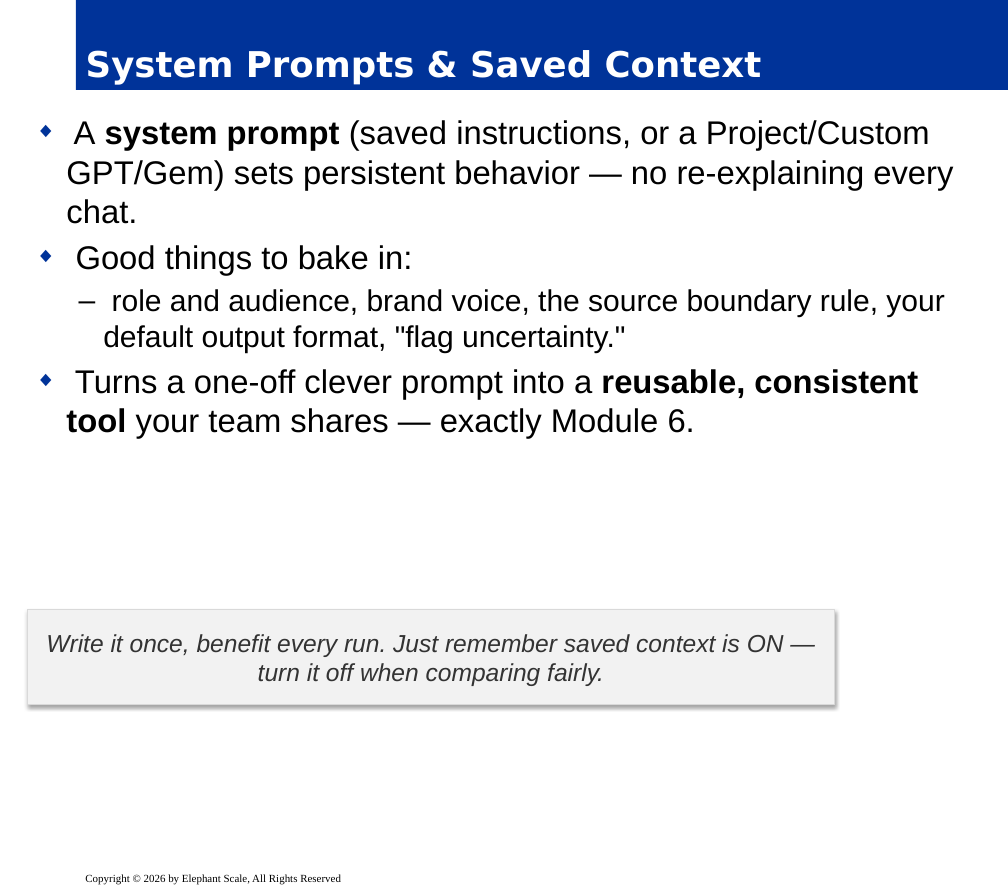
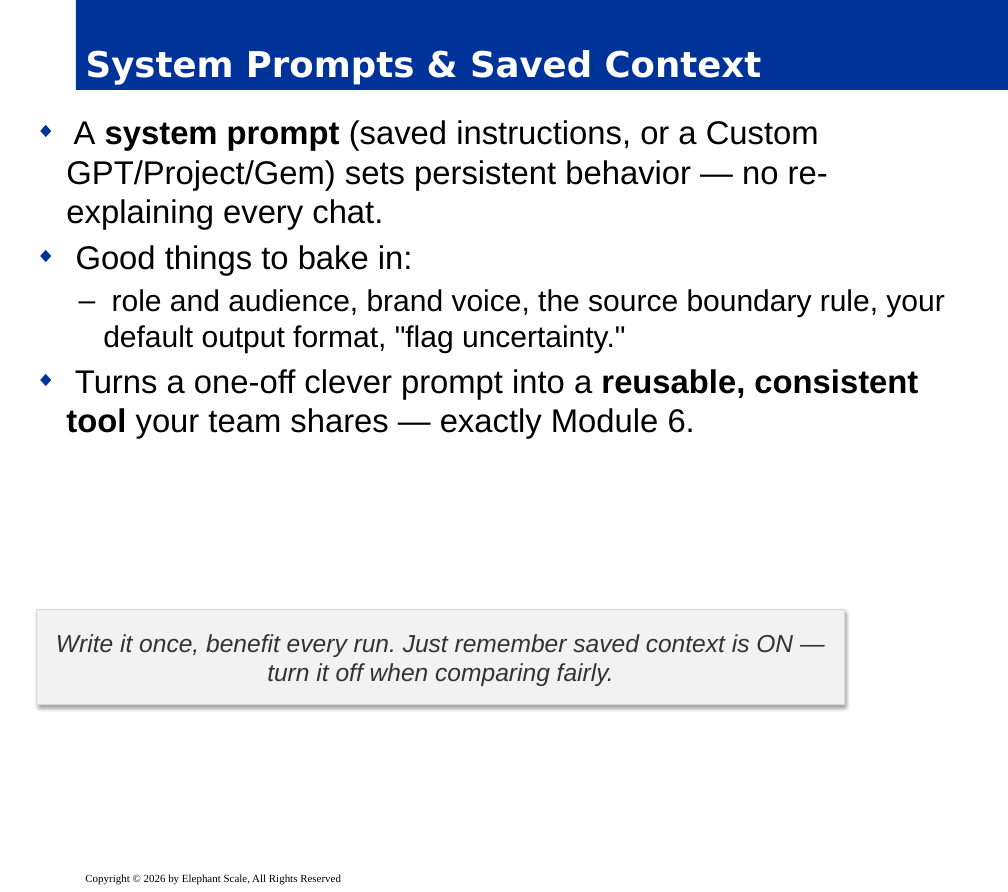
Before and after one commit to elephantscale/Prompt_Engineering_for_Business_Professionals, a slide deck: slide 7 of slides/release/04-advanced-techniques.pptx. Drawn at 1008x892 pixels with LibreOffice and Linux fonts; fonts in the diff are those of the drawing; background and template pictures are left out. Boxes give left, top, right and bottom in pixels: in the first picture for what was removed or moved away, otherwise in the second. Text is boxed around its words. In the diff, an @@ line names an element or a change of style, - is before the commit and + after.

```diff
--- a/slides/release/04-advanced-techniques.pptx
+++ b/slides/release/04-advanced-techniques.pptx
@@ text at (x1=66, y1=120, x2=828, y2=230): text changed @@
-◆ A system prompt (saved instructions, or a Project/Custom GPT/Gem) sets persistent behavior — no re-explaining every chat.
+◆ A system prompt (saved instructions, or a Custom GPT/Project/Gem) sets persistent behavior — no re-explaining every chat.
@@ rectangle "Write it once, benefit every ..." moved from (x1=28, y1=610, x2=835, y2=704) to (x1=37, y1=610, x2=845, y2=704) @@
```
Also in this commit, not shown: 7 other slides changed.
